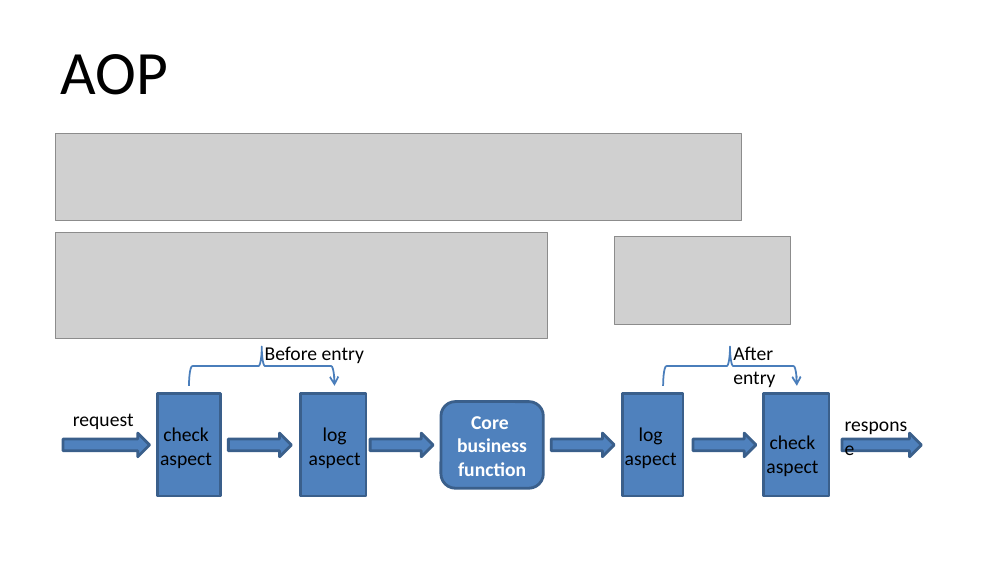
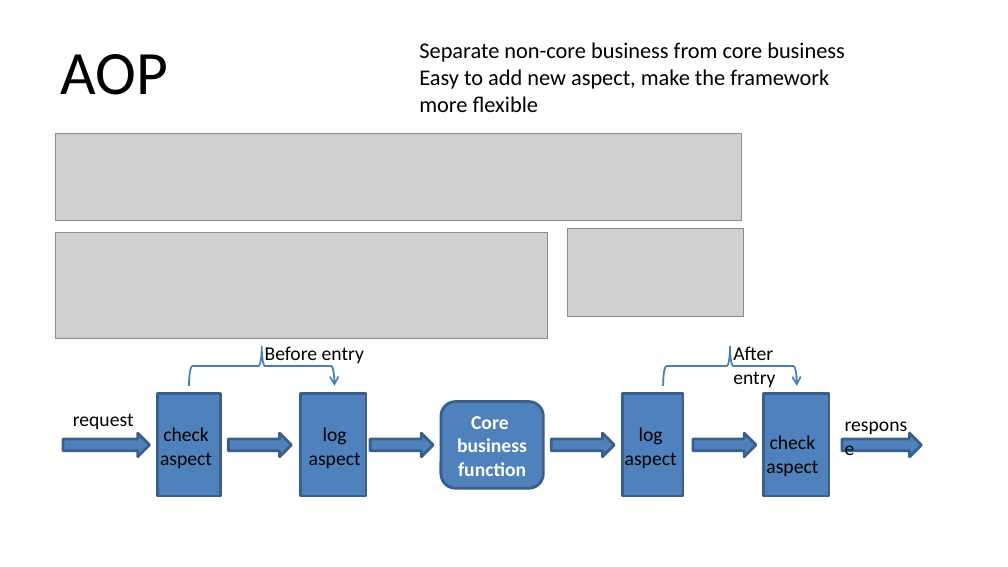
Before and after one commit to qicosmos/cppcon2018, a slide deck: slide 32 of cppcon2018.pptx. Drawn at 1008x567 pixels with LibreOffice and Linux fonts; fonts in the diff are those of the drawing; grey boxes stand for pictures. Boxes give left, top, right and bottom in pixels: in the first picture for what was removed or moved away, otherwise in the second. Text is boxed around its words. In the diff, an @@ line names an element or a change of style, - is before the commit and + after.

```diff
--- a/cppcon2018.pptx
+++ b/cppcon2018.pptx
@@ text added at box(419, 42, 845, 112), 16 pt, text #000000 @@
+Separate non-core business from core business
+Easy to add new aspect, make the framework more flexible
@@ picture: place and size @@
-picture at box(614, 236, 790, 325)
+picture at box(568, 229, 744, 318)
```
Also in this commit, not shown: 12 other slides changed, 4 slides removed.
